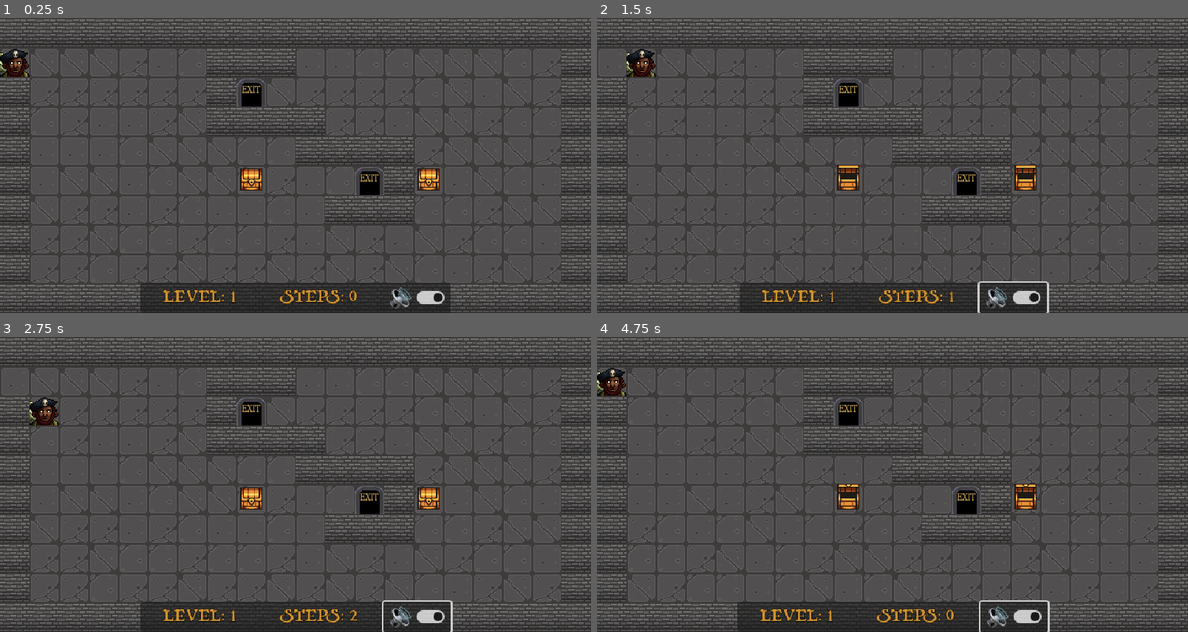
Above: before the commit, frames 1-4 (two rows, left to right).
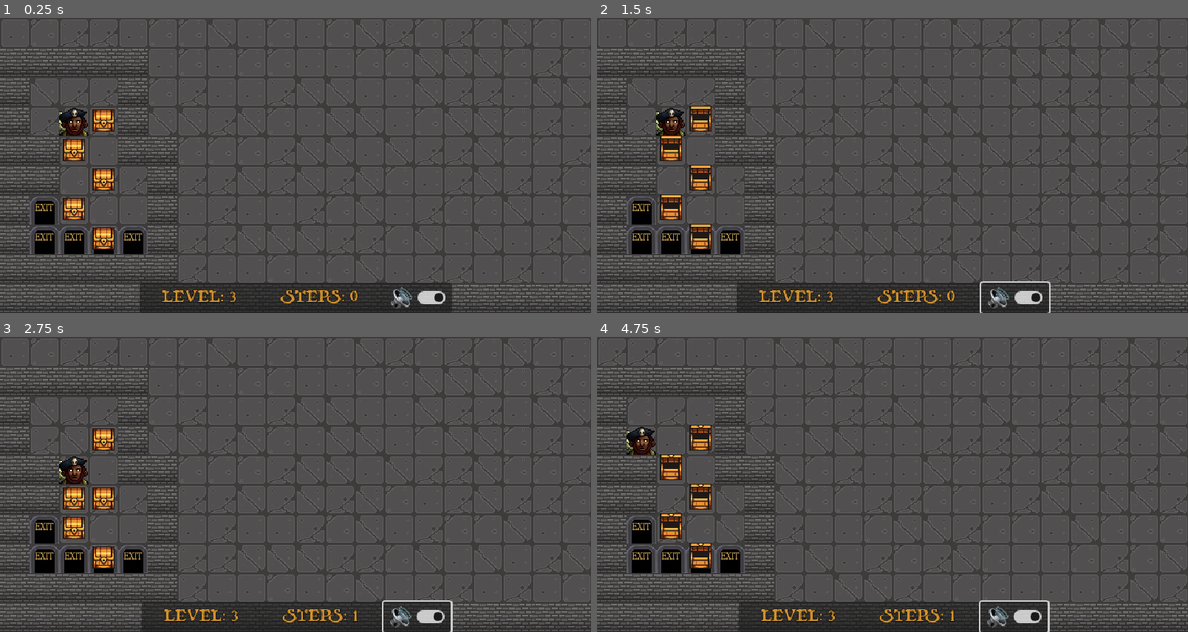
Above: after the commit, the same moments.

Repository: rdoetjes/pirateban
Game: Godot game, scene res://Game.tscn
Two runs of this game, one before a commit and one after it. Both use one fixed random seed, a clock stepped at 60 frames per second and the inputs below.
Inputs (mouse positions are in pixels of both pictures, inside the frame that each line leads up to):
- Up to frame 1 (0.25 s): no input
- Up to frame 2 (1.5 s): click (1016, 298) at 0.5 s; tap Enter at 1.25 s; hold Right (ui_right) from 1.28 s (still down)
- Up to frame 3 (2.75 s): release Right (ui_right) at 2.03 s; hold Down (ui_down) from 2.03 s (still down)
- Up to frame 4 (4.75 s): tap R (restart) at 2.75, 3.5, 4.25 s; release Down (ui_down) at 2.78 s; hold Right (ui_right) 2.78-3.53 s; hold Up (ui_up) 3.53-4.28 s; hold Left (ui_left) from 4.28 s (still down)

The runs differ from the first frame. In frame 1, 17% of the frame differs, in the area x 0-100%, y 0-100%; in frame 2, 18%; in frame 3, 17%; in frame 4, 18%.

Commit message:
introduced B for both T and D

Diff:
--- a/Game.gd
+++ b/Game.gd
@@ -1,6 +1,6 @@
 extends Node2D
 
-static var level: int = 1
+static var level: int = 3
 static var steps: int = 0
 static var PlayField: TileMap
 static var Player: CharacterBody2D
@@ -40,25 +40,24 @@
 	while not f.eof_reached():
 		var line = f.get_line()
 		for c in line:
-			match(c):
-				'W':
+			if c == 'W':
 					PlayField.set_cell(0, Vector2i(x, y), 0, wall_tiles.pick_random())
-				"D":
-					var Door = DoorScene.instantiate()
-					Door.set_grid_position(Vector2i(x, y))
-					Door.name = "Door"+str(x)+"_"+str(y)
-					add_child(Door)
-				"T":
-					PlayField.set_cell(0, Vector2i(x, y), 0, empty_tiles.pick_random())
-					var Treasure =  TreasureScene.instantiate()
-					Treasure.name = "Treasure"+str(x)+"_"+str(y)
-					Treasure.set_grid_position(Vector2i(x, y), false)
-					add_child(Treasure)
-				"P":
-					PlayField.set_cell(0, Vector2i(x, y), 0, empty_tiles.pick_random())
-					Player.set_grid_position(Vector2i(x, y), false)
-				_:
-					PlayField.set_cell(0, Vector2i(x, y), 0, empty_tiles.pick_random())
+			if c == 'B' || c == 'D':
+				var Door = DoorScene.instantiate()
+				Door.set_grid_position(Vector2i(x, y))
+				Door.name = "Door"+str(x)+"_"+str(y)
+				add_child(Door)
+			if c == 'B' || c == 'T':
+				PlayField.set_cell(0, Vector2i(x, y), 0, empty_tiles.pick_random())
+				var Treasure =  TreasureScene.instantiate()
+				Treasure.name = "Treasure"+str(x)+"_"+str(y)
+				Treasure.set_grid_position(Vector2i(x, y), false)
+				add_child(Treasure)
+			if c == "P":
+				PlayField.set_cell(0, Vector2i(x, y), 0, empty_tiles.pick_random())
+				Player.set_grid_position(Vector2i(x, y), false)
+			if c == ' ' || c == '.':
+				PlayField.set_cell(0, Vector2i(x, y), 0, empty_tiles.pick_random())
 			x += 1
 		y += 1
 		x = 0
Not shown, changed: levels/level2.txt
Not shown, changed: levels/level3.txt
